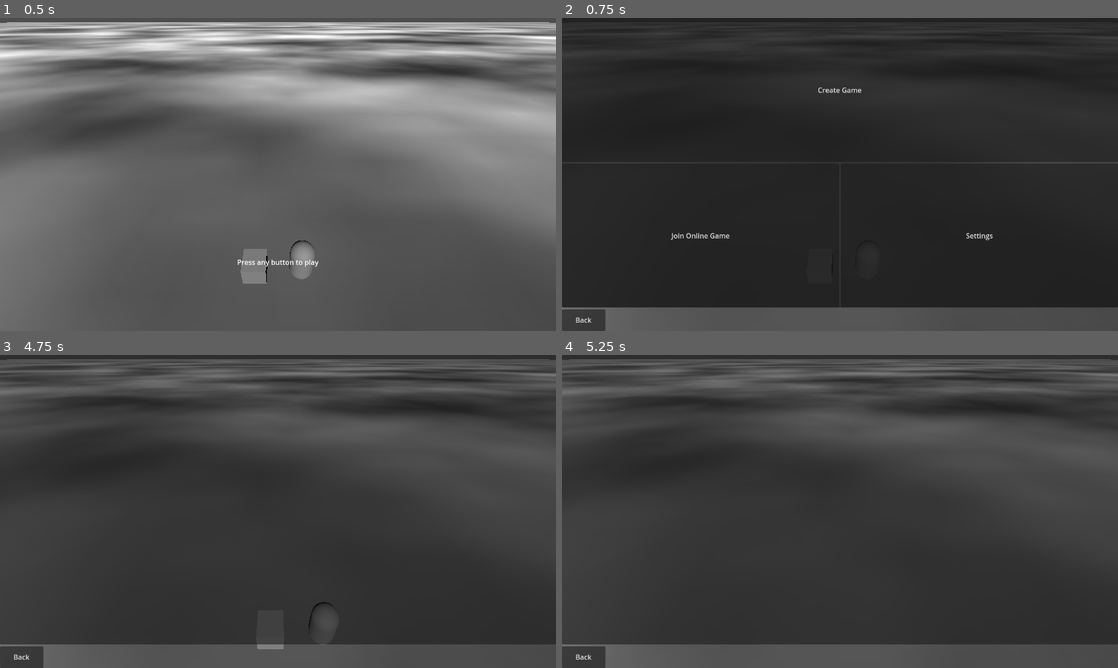
Above: before the commit, frames 1-4 (two rows, left to right).
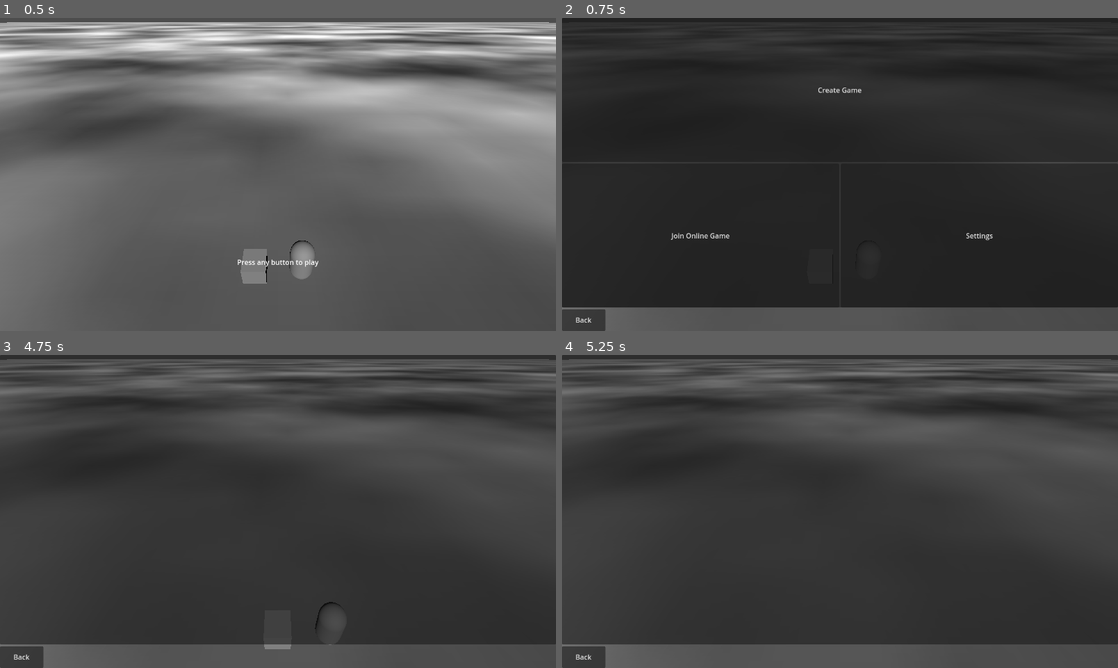
Above: after the commit, the same moments.

Repository: CoffeeCoder1/superpeterkart
Game: Godot game, scene res://scenes/main.tscn
The game is run twice, just before and just after one commit, with the same random seed, the same clock (stepped at 60 frames per second) and the same inputs.
Inputs:
- Up to frame 1 (0.5 s): no input
- Up to frame 2 (0.75 s): tap Enter at 0.5 s; hold Right (ui_right) from 0.53 s (still down); hold N (player1_boost) from 0.53 s (still down)
- Up to frame 3 (4.75 s): release Right (ui_right) at 1.25 s; release N (player1_boost) at 1.25 s; click "Create Game" at 1.25 s; click "1 Player" at 2 s; click "Back" at 2.75 s; click "1 Player" at 3.5 s; tap Space at 4.25 s; hold Down (ui_down) from 4.28 s (still down); tap N (player1_boost) at 4.35 s
- Up to frame 4 (5.25 s): release Down (ui_down) at 5.03 s; hold Right (ui_right) from 5.03 s (still down); hold N (player1_boost) from 5.03 s (still down)

Frame 1 is identical in both runs. In frame 3, 0.1% of the frame differs, in the area x 46-62%, y 78-94%; in frame 4, nothing differs.

Commit message:
Fix boost and make it run out

Diff:
--- a/scenes/karts/kart.gd
+++ b/scenes/karts/kart.gd
@@ -8,6 +8,7 @@
 
 var top_speed = TOP_SPEED
 var acceleration = ACCELERATION
+var boost_amount = 100
 
 func _ready() -> void:
 	# $Camera3D.make_current()
@@ -19,8 +20,10 @@
 		velocity += get_gravity() * delta
 
 	# Boost
-	if Input.is_action_just_pressed("player1_boost"):
+	if Input.is_action_pressed("player1_boost") and boost_amount >= 0:
 		top_speed = move_toward(top_speed, BOOST_SPEED, delta)
+		boost_amount = move_toward(boost_amount, 0, delta)
+		print(boost_amount)
 	else:
 		top_speed = move_toward(top_speed, TOP_SPEED, delta)
 
